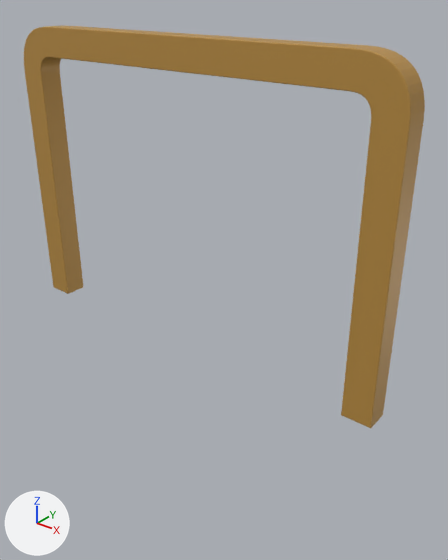
Two versions of the glTF model public/assets/station-kit/models/structural-frame.glb, one commit apart.
The view is the same before and after, from a camera (50 mm lens) standing at (5.33, -5.86, 4.8) and looking at (0.45, 0.24, 1.03). Lighting does not change. The marker at lower left points along +X, +Y and +Z. The older version comes first. Where no turn or scale is listed for an object, it has been applied to the vertices. Vertices at exactly the same position are counted once.

Objects in the first picture: 'rounded_arch_frame'.
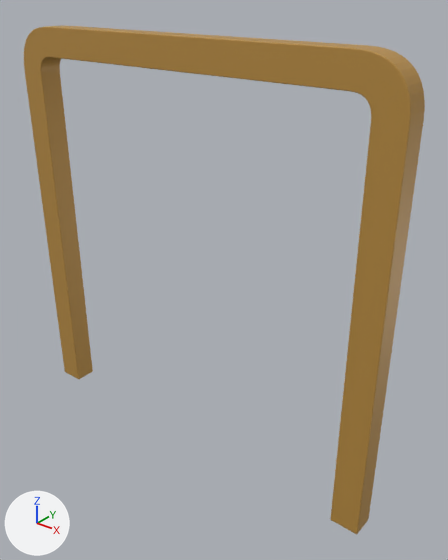
The newer file is also turned or shifted as a whole; pictures and numbers use the older file's frame.

Location of each change, [x1, y1, x2, y2] in pixels of the pictures (448 x 560 px; the box of a moved part takes in the faces that stretch with it):
'rounded_arch_frame', reshaped (26% taller)
    before: [24, 25, 425, 428]
    after: [24, 25, 425, 534]
part 1 of me_rounded_arch_frame, moved or reshaped
    before: [25, 73, 83, 294]
    after: [25, 73, 93, 379]
part 2 of me_rounded_arch_frame, moved or reshaped
    before: [341, 96, 423, 428]
    after: [330, 96, 423, 534]

The change in detail:
me_rounded_arch_frame is used by ob_rounded_arch_frame; location (0.0, 0.0, 0.0).
me_rounded_arch_frame had 336 vertices, 668 faces and spanned x -3.01..3.01, y -0.17..0.17, z -0.01..4.21.
me_rounded_arch_frame now has 336 vertices, 668 faces and spans x -3.01..3.01, y -0.17..0.17, z -1.76..4.21.
me_rounded_arch_frame part 1: all 12 vertices in x -3.01..-2.61, y -0.17..0.17, z -0.01..0.0 are moved by (0.0, 0.0, -1.75).
me_rounded_arch_frame part 2: all 12 vertices in x 2.61..3.01, y -0.17..0.17, z -0.01..0.0 are moved by (0.0, 0.0, -1.75).
